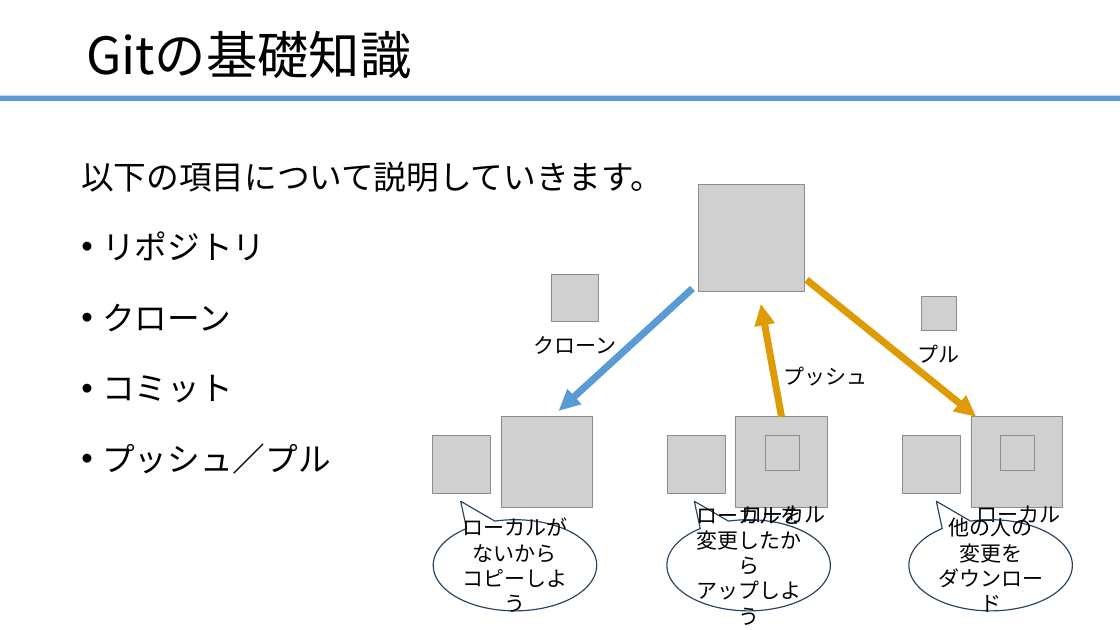
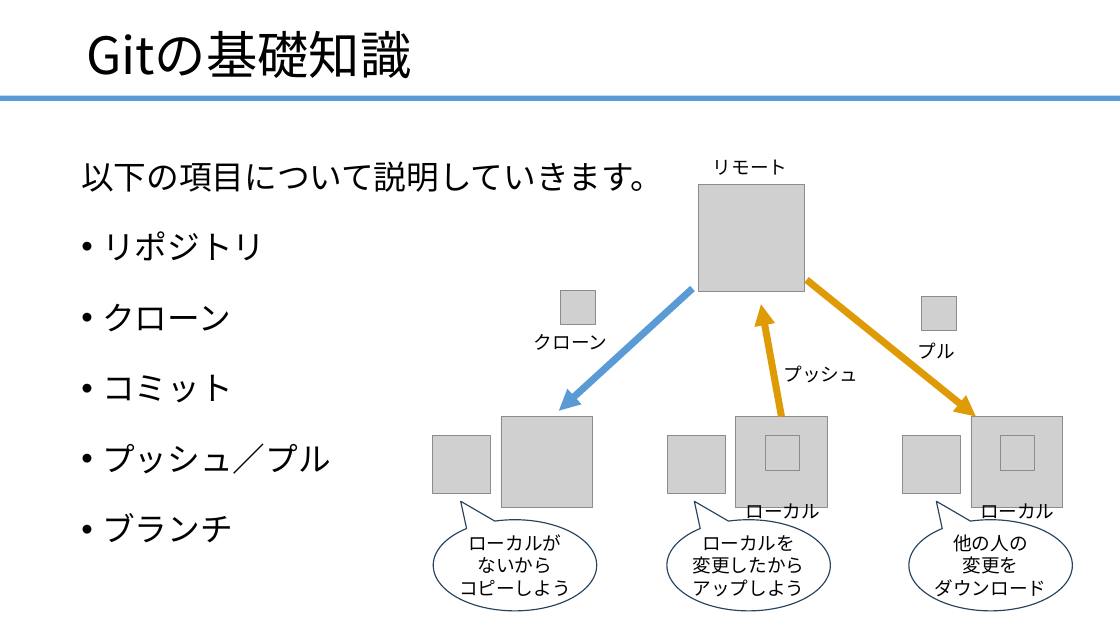
Before and after one commit to ainsAins/git4beginners, a slide deck: slide 11 of ハンズオン_Git入門.pptx (slide 14 before the commit). Drawn at 1120x630 pixels with LibreOffice and Linux fonts; fonts in the diff are those of the drawing; grey boxes stand for pictures. Boxes give left, top, right and bottom in pixels: in the first picture for what was removed or moved away, otherwise in the second. Text is boxed around its words. In the diff, an @@ line names an element or a change of style, - is before the commit and + after.

Commit message:
資料変更

```diff
--- a/ハンズオン_Git入門.pptx
+++ b/ハンズオン_Git入門.pptx
@@ text added at (713, 159, 787, 175), 16 pt, text #000000 @@
+リモート
@@ picture: place and size @@
-picture at (551, 275, 598, 322)
+picture at (560, 290, 595, 324)
@@ size 18 to 16 pt in 3 elements at (534, 334, 607, 350), (784, 365, 858, 383), (917, 342, 954, 359) @@
@@ text "ローカル" at (746, 503, 820, 524): size 18 to 16 pt; alignment left to centre @@
@@ text "ローカル" at (980, 503, 1054, 524): size 18 to 16 pt; alignment left to centre @@
@@ text at (102, 513, 233, 542): paragraph added @@
+• ブランチ
@@ text in speech bubble at (468, 534, 561, 573): text changed; size 18 to 16 pt; font Calibri to Noto Sans CJK JP @@
-ローカルがないから
+ローカルが
+ないから
@@ speech bubble "ローカルを" at (667, 520, 831, 612): size 18 to 16 pt, font Calibri to Noto Sans CJK JP @@
@@ speech bubble "他の人の" at (909, 520, 1073, 612): size 18 to 16 pt, font Calibri to Noto Sans CJK JP @@
@@ text in speech bubble at (459, 580, 571, 601): size 18 to 16 pt, font Calibri to Noto Sans CJK JP in "コピーしよう" @@
```
Also in this commit, not shown: 5 other slides changed, 7 slides added.
